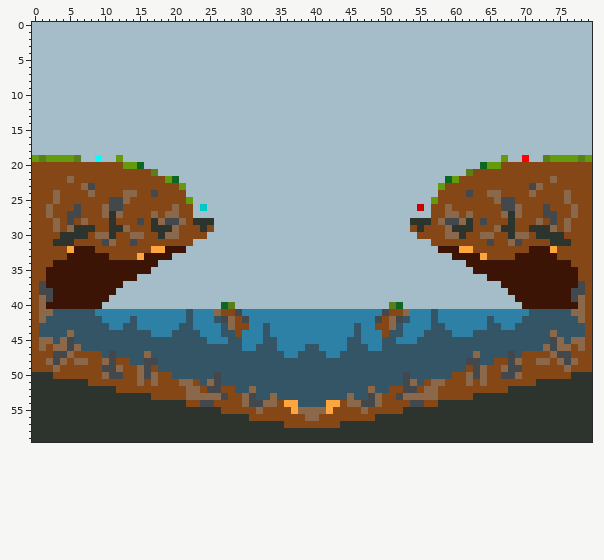
File history of a sprite sheet, Maps/SmallCTF/NoahTheLegend_Bay.png. Above, as it was before the edit.
The file is 80x60 pixels.
Now the later version:
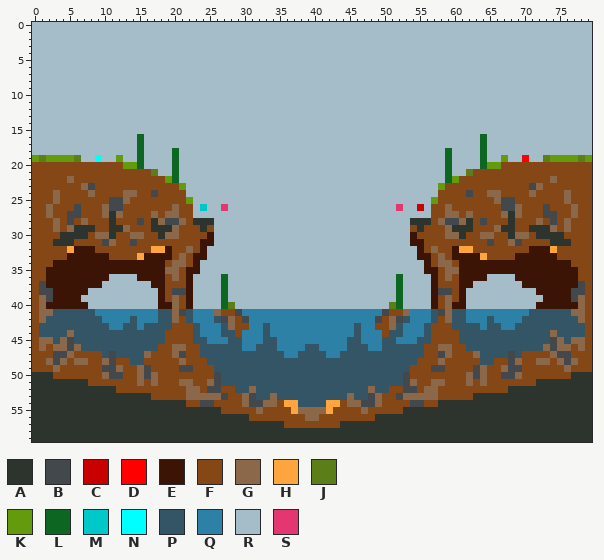
Palette (. is transparent): A #2d342d  B #42484b  C #c80000  D #ff0000  E #3b1406  F #844715  G #8b6849  H #fea53d  J #5b7e18  K #649b0d  L #0d6722  M #00c8c8  N #00ffff  P #335566  Q #2e81a6  R #a5bdc8  S #e43771
Author's note on the commit: Update NoahTheLegend_Bay.png Add dirt pillar under flag so it's less awful to push. Set red barrier so you can drop down to water during build phase
The exact change:
y 16..17: x 15 R -> L; x 64 R -> L
y 18..19: x 15 R -> L; x 20 R -> L; x 59 R -> L; x 64 R -> L
y 20..21: x 20 R -> L; x 59 R -> L
y 26: x 27 R -> S; x 52 R -> S
y 30: x 25 R -> E; x 54 R -> E
y 31: x 23..25 RRR -> FEE; x 54..56 RRR -> EEF
y 32: x 20..24 EERRR -> FFGFE; x 55..59 RRREE -> EFGFF
y 33: x 20..24 RRRRR -> FGFEE; x 55..59 RRRRR -> EEFGF
y 34: x 18..23 RRRRRR -> EFGGFE; x 56..61 RRRRRR -> EFGGFE
y 35: x 17..23 RRRRRRR -> EEGGFEE; x 56..62 RRRRRRR -> EEFGGEE
y 36: x 11..22 EEEERRRRRRRR -> RRRREEEEFGFE; x 27 R -> L; x 52 R -> L; x 57..68 RRRRRRRREEEE -> EFGFEEEERRRR
y 37: x 10..12 EEE -> RRR; x 17..22 RRRRRR -> EEFFFE; x 27 R -> L; x 52 R -> L; x 57..62 RRRRRR -> EFFFEE; x 67..69 EEE -> RRR
y 38: x 8..11 EEEE -> RRRR; x 18..22 RRRRR -> EFBBE; x 27 R -> L; x 52 R -> L; x 57..61 RRRRR -> EBBFE; x 68..71 EEEE -> RRRR
y 39: x 7..10 EEEE -> RRRR; x 18..22 RRRRR -> EFGFE; x 27 R -> L; x 52 R -> L; x 57..61 RRRRR -> EFGFE; x 69..72 EEEE -> RRRR
y 40: x 8..9 EE -> RR; x 18..22 RRRRR -> EEGFE; x 57..61 RRRRR -> EFGEE; x 70..71 EE -> RR
y 41: x 18..21 QQQQ -> PPGB; x 58..61 QQQQ -> BGPP
y 42: x 18..21 QQQQ -> PPGF; x 58..61 QQQQ -> FGPP
y 43: x 16..23 QQQQQPPQ -> PPPPFFFP; x 56..63 QPPQQQQQ -> PFFFPPPP
y 44: x 17..22 QQQPPP -> PPFFFF; x 57..62 PPPQQQ -> FFFFPP
y 45: x 19..22 PPPP -> FFFF; x 57..60 PPPP -> FFFF
y 46: x 18..23 PPPPPP -> FFGGFF; x 56..61 PPPPPP -> FFGGFF
y 47: x 17..23 PPPPPPP -> FFFGBFF; x 56..62 PPPPPPP -> FFBGFFF
y 48: x 16..24 BBPPPPPPP -> FFFFFGFFF; x 55..63 PPPPPPPBB -> FFFGFFFFF
y 49: x 18..25 PPPPPPPP -> FFFBBFFF; x 54..61 PPPPPPPP -> FFFBBFFF
y 50: x 20..25 PPPPPP -> FFFFFF; x 54..59 PPPPPP -> FFFFFF
y 51: x 24 P -> F; x 55 P -> F
